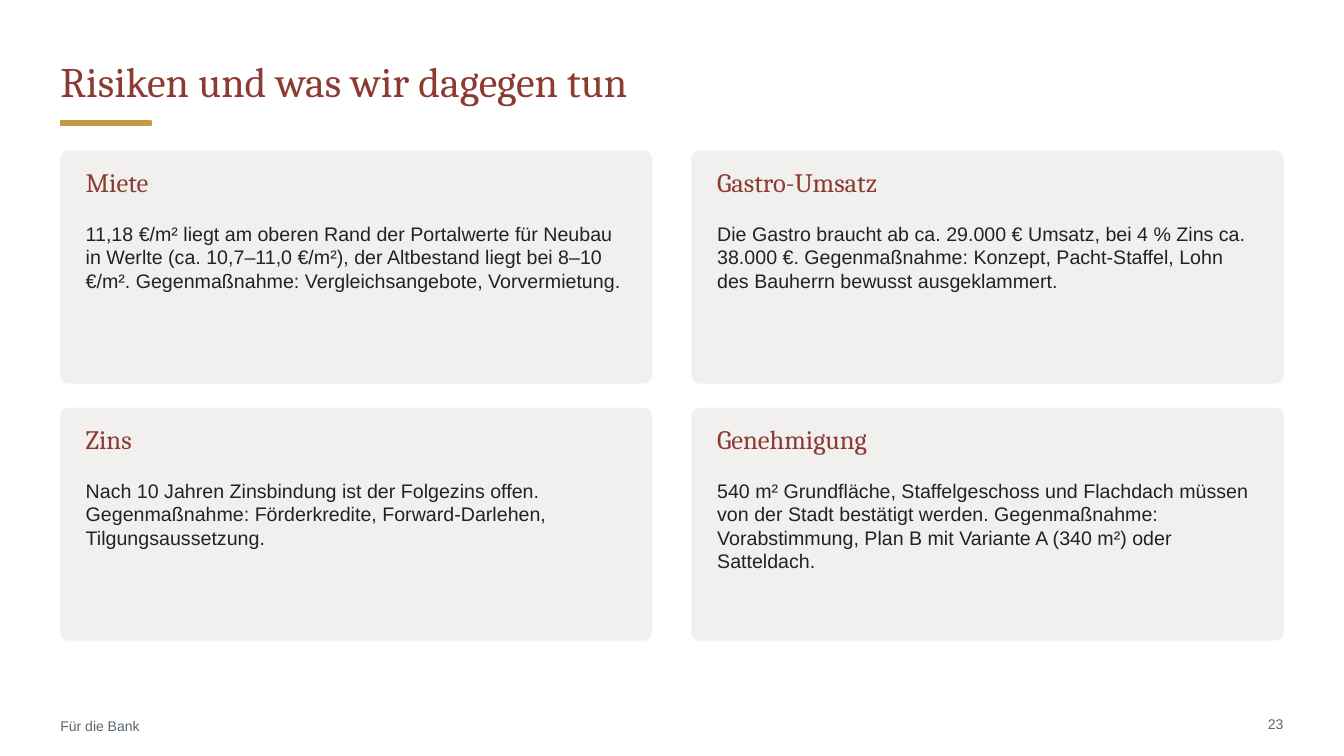
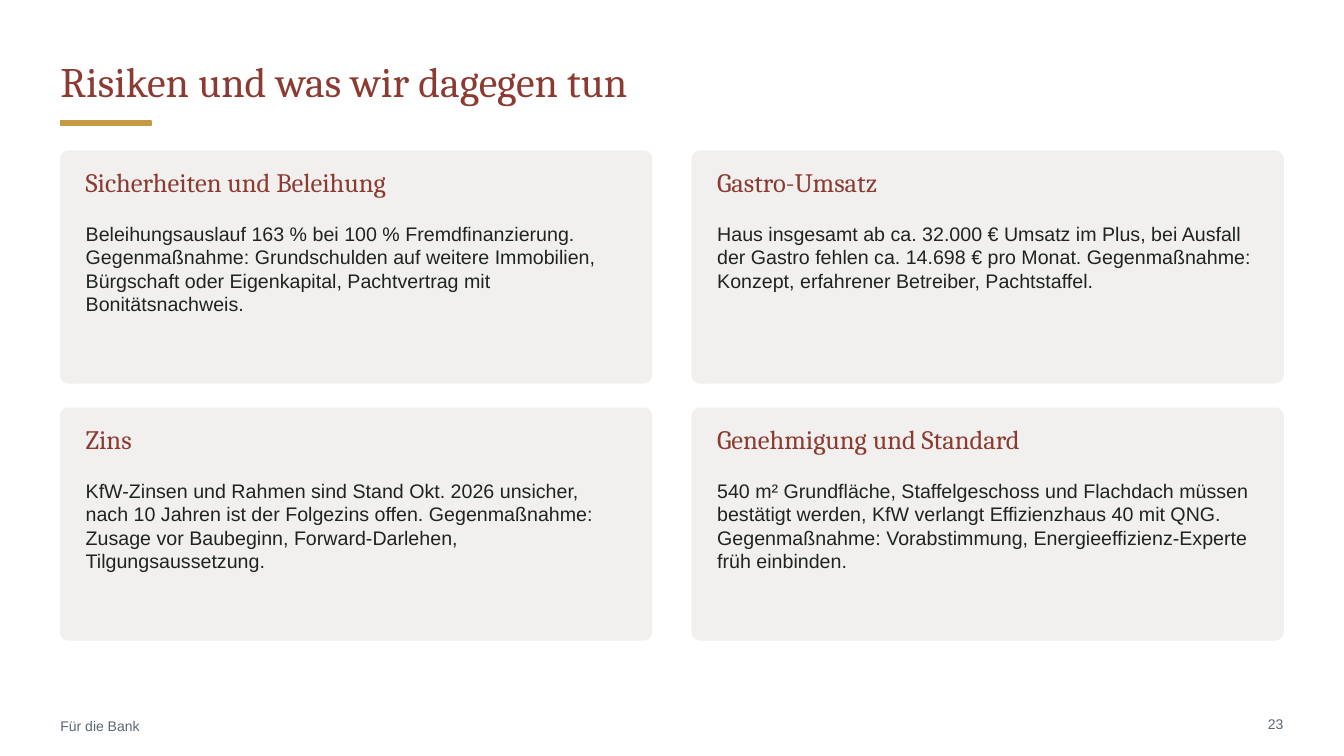
Before and after one commit to CartoonUsername/bau-projekt, a slide deck: slide 23 of praesentation/Neue-Mitte-Werlte_Baufeld3_8-Wohnungen_Grosse-Gastro-EG.pptx. Drawn at 1344x756 pixels with LibreOffice and Linux fonts; fonts in the diff are those of the drawing. Boxes give left, top, right and bottom in pixels: in the first picture for what was removed or moved away, otherwise in the second. Text is boxed around its words. In the diff, an @@ line names an element or a change of style, - is before the commit and + after.

```diff
--- a/praesentation/Neue-Mitte-Werlte_Baufeld3_8-Wohnungen_Grosse-Gastro-EG.pptx
+++ b/praesentation/Neue-Mitte-Werlte_Baufeld3_8-Wohnungen_Grosse-Gastro-EG.pptx
@@ text at (x1=86, y1=173, x2=386, y2=198): text changed @@
-Miete
+Sicherheiten und Beleihung
@@ text at (x1=86, y1=226, x2=595, y2=311): text changed @@
-11,18 €/m² liegt am oberen Rand der Portalwerte für Neubau in Werlte (ca. 10,7–11,0 €/m²), der Altbestand liegt bei 8–10 €/m². Gegenmaßnahme: Vergleichsangebote, Vorvermietung.
+Beleihungsauslauf 163 % bei 100 % Fremdfinanzierung. Gegenmaßnahme: Grundschulden auf weitere Immobilien, Bürgschaft oder Eigenkapital, Pachtvertrag mit Bonitätsnachweis.
@@ text at (x1=717, y1=226, x2=1251, y2=292): text changed @@
-Die Gastro braucht ab ca. 29.000 € Umsatz, bei 4 % Zins ca. 38.000 €. Gegenmaßnahme: Konzept, Pacht-Staffel, Lohn des Bauherrn bewusst ausgeklammert.
+Haus insgesamt ab ca. 32.000 € Umsatz im Plus, bei Ausfall der Gastro fehlen ca. 14.698 € pro Monat. Gegenmaßnahme: Konzept, erfahrener Betreiber, Pachtstaffel.
@@ text at (x1=717, y1=430, x2=1020, y2=455): text changed @@
-Genehmigung
+Genehmigung und Standard
@@ text at (x1=86, y1=483, x2=593, y2=572): text changed @@
-Nach 10 Jahren Zinsbindung ist der Folgezins offen. Gegenmaßnahme: Förderkredite, Forward-Darlehen, Tilgungsaussetzung.
+KfW-Zinsen und Rahmen sind Stand Okt. 2026 unsicher, nach 10 Jahren ist der Folgezins offen. Gegenmaßnahme: Zusage vor Baubeginn, Forward-Darlehen, Tilgungsaussetzung.
@@ text at (x1=717, y1=483, x2=1248, y2=568): text changed @@
-540 m² Grundfläche, Staffelgeschoss und Flachdach müssen von der Stadt bestätigt werden. Gegenmaßnahme: Vorabstimmung, Plan B mit Variante A (340 m²) oder Satteldach.
+540 m² Grundfläche, Staffelgeschoss und Flachdach müssen bestätigt werden, KfW verlangt Effizienzhaus 40 mit QNG. Gegenmaßnahme: Vorabstimmung, Energieeffizienz-Experte früh einbinden.
```
Also in this commit, not shown: 8 other slides changed, 10 slides added, 11 slides removed, 24 other files.
